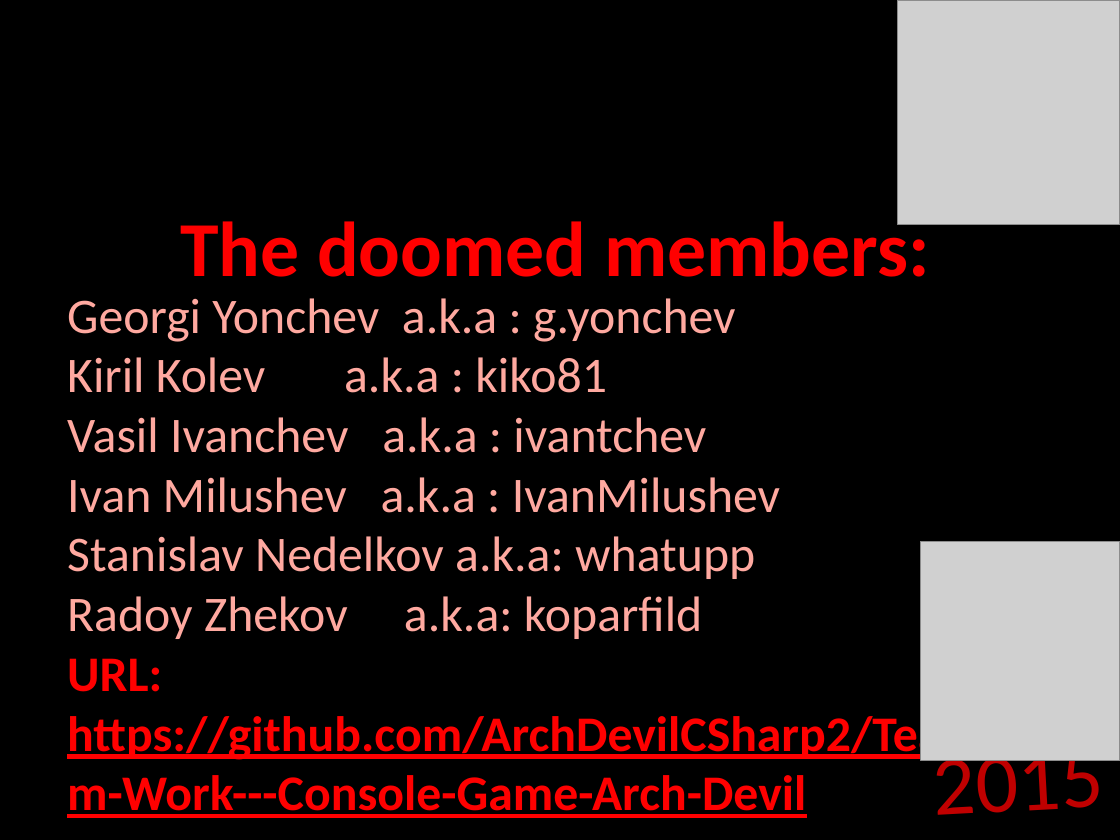
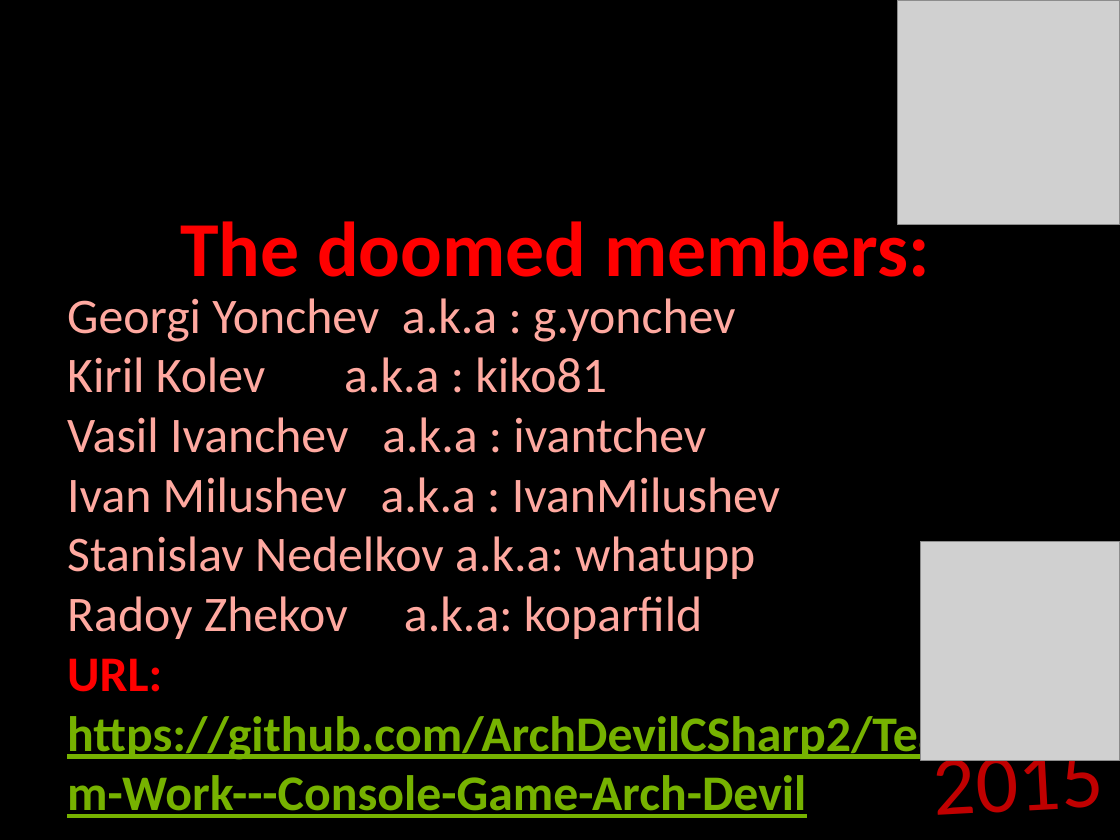
Before and after one commit to ArchDevilCSharp2/Team-Work---Console-Game-Arch-Devil, a slide deck: slide 13 of Resources/Presentation.pptx. Drawn at 1120x840 pixels with LibreOffice and Linux fonts; fonts in the diff are those of the drawing; grey boxes stand for pictures; background and template pictures are left out. Boxes give left, top, right and bottom in pixels: in the first picture for what was removed or moved away, otherwise in the second. Text is boxed around its words. In the diff, an @@ line names an element or a change of style, - is before the commit and + after.

```diff
--- a/Resources/Presentation.pptx
+++ b/Resources/Presentation.pptx
@@ subtitle at (x1=67, y1=658, x2=942, y2=818): text colour #FF0000 to #76B200 in "https://github.com/ArchDevilCSharp2/Team-Work---Console-Game ..." @@
```
Also in this commit, not shown: 1 other slide changed.
